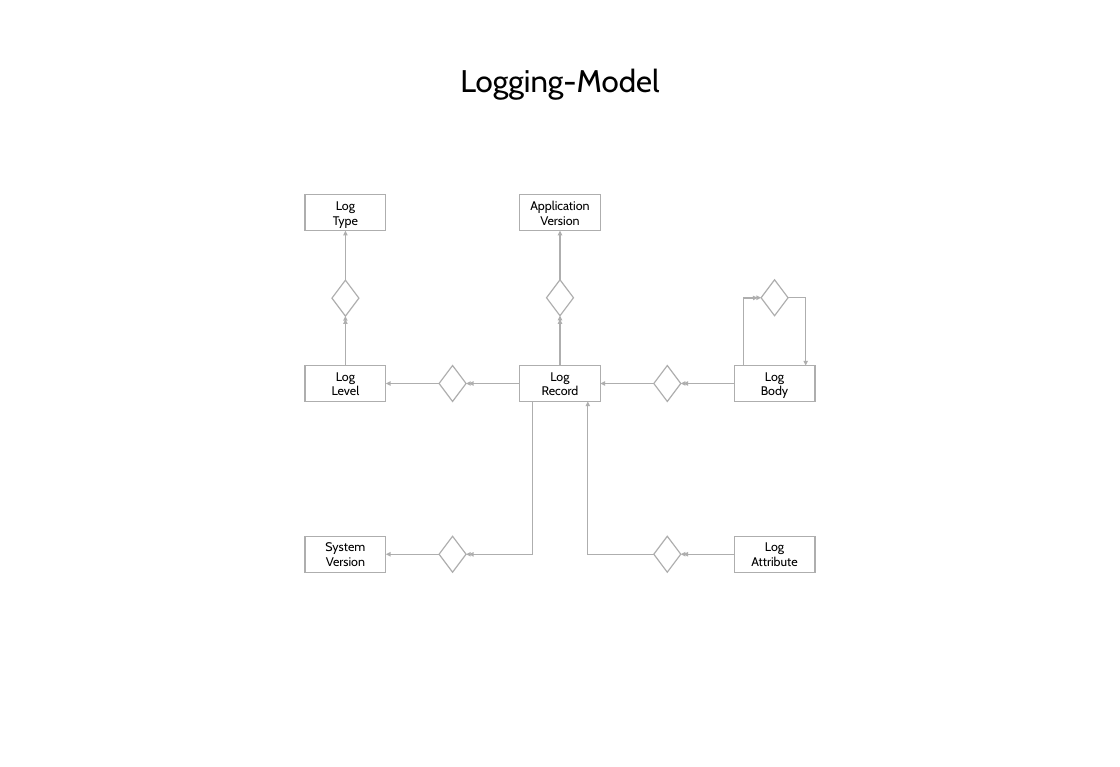
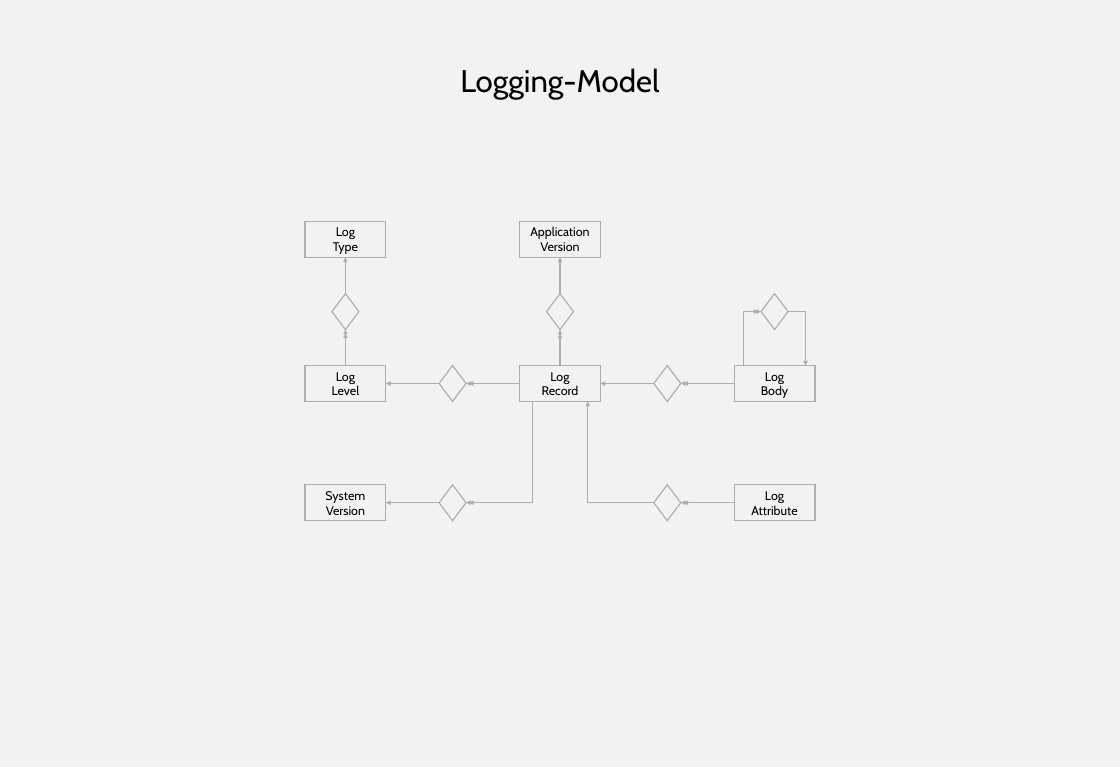
Before and after one commit to DonColon/appman-api-spec, a slide deck: slide 14 of docs/Appman - Data Model.pptx. Drawn at 1120x767 pixels with LibreOffice and Linux fonts; fonts in the diff are those of the drawing. Boxes give left, top, right and bottom in pixels: in the first picture for what was removed or moved away, otherwise in the second. Text is boxed around its words. In the diff, an @@ line names an element or a change of style, - is before the commit and + after.

```diff
--- a/docs/Appman - Data Model.pptx
+++ b/docs/Appman - Data Model.pptx
@@ background #FFFFFF to #F2F2F2 @@
@@ rectangle "Log" moved from (x1=305, y1=195, x2=386, y2=231) to (x1=305, y1=221, x2=386, y2=257) @@
@@ rectangle "Application" moved from (x1=519, y1=195, x2=600, y2=231) to (x1=519, y1=221, x2=600, y2=257) @@
@@ arrow moved from (346, 280) - (346, 231) to (346, 294) - (346, 257) @@
@@ arrow moved from (560, 280) - (560, 231) to (560, 294) - (560, 257) @@
@@ 3 diamonds moved together from (x1=332, y1=280, x2=788, y2=316) to (x1=332, y1=294, x2=788, y2=330) @@
@@ elbow arrow moved from (743, 365) - (761, 298) to (743, 365) - (761, 312) @@
@@ elbow arrow moved from (743, 365) - (758, 298) to (743, 365) - (758, 312) @@
@@ elbow arrow moved from (788, 298) - (805, 365) to (788, 312) - (805, 365) @@
@@ arrow moved from (346, 365) - (346, 316) to (346, 365) - (346, 330) @@
@@ arrow moved from (346, 365) - (346, 319) to (346, 365) - (346, 333) @@
@@ arrow moved from (560, 365) - (560, 316) to (560, 365) - (560, 330) @@
@@ arrow moved from (560, 365) - (560, 319) to (560, 365) - (560, 333) @@
@@ elbow arrow moved from (532, 401) - (466, 554) to (532, 401) - (466, 503) @@
@@ elbow arrow moved from (532, 401) - (469, 554) to (532, 401) - (469, 503) @@
@@ elbow arrow moved from (654, 554) - (588, 401) to (654, 503) - (588, 401) @@
@@ 3 arrows, 2 rectangles, 2 diamonds moved together from (x1=305, y1=536, x2=815, y2=572) to (x1=305, y1=485, x2=815, y2=521) @@
```
Also in this commit, not shown: 18 other slides changed, 1 other file.
